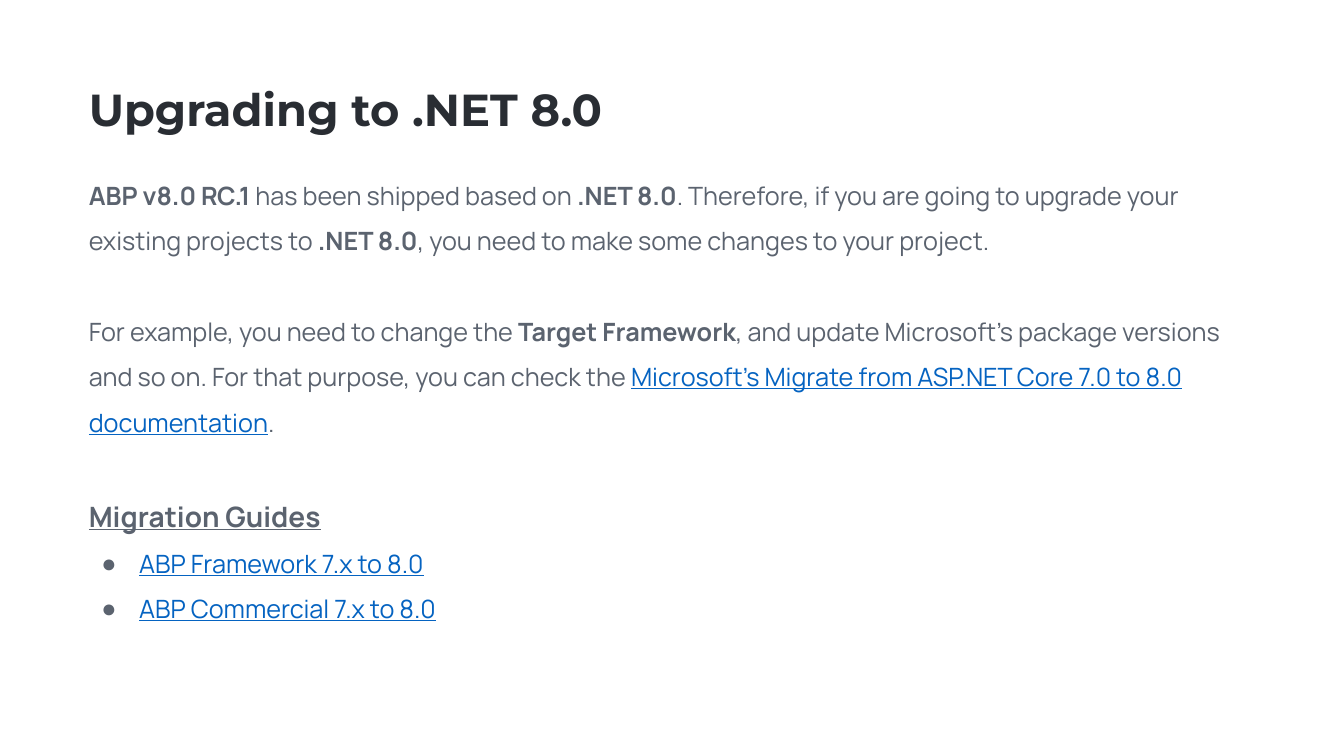
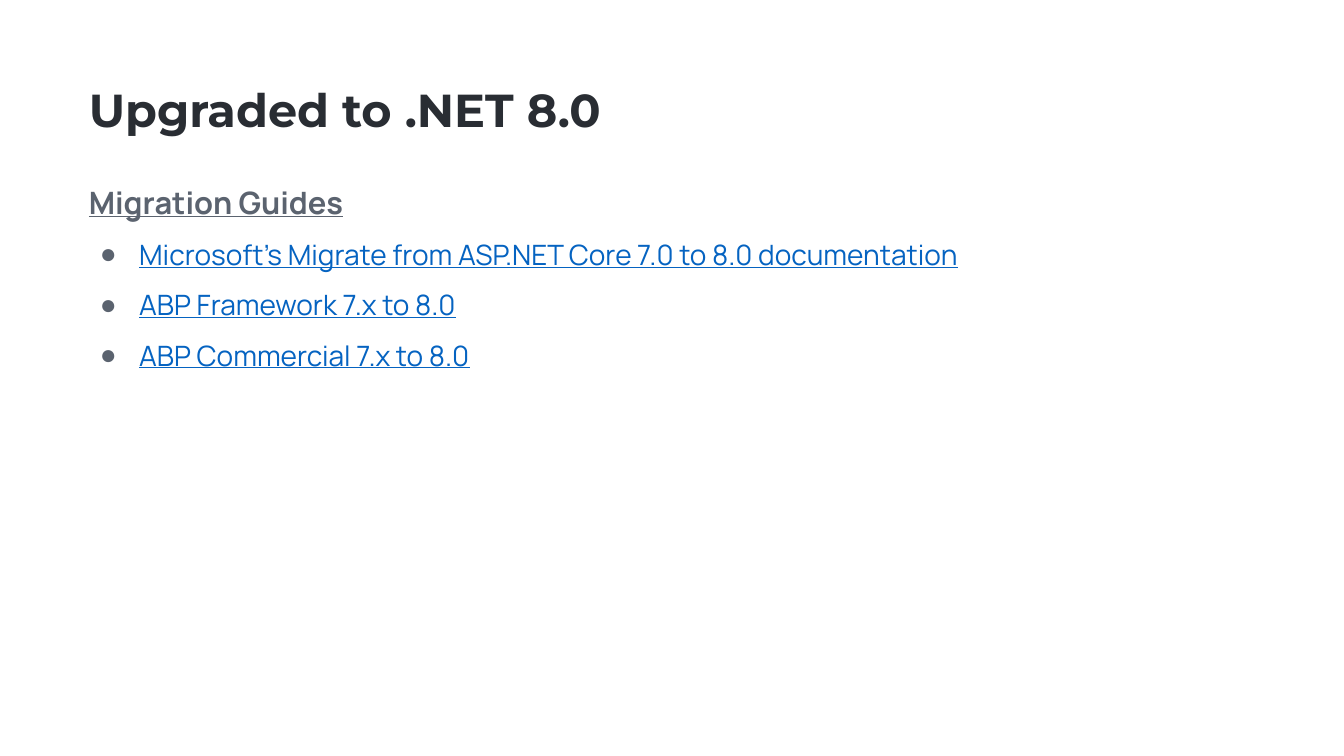
Before and after one commit to EngincanV/presentations, a slide deck: slide 3 of ABP/Community-Talks-2023.8/Community-Talks-2023.8.pptx. Drawn at 1344x756 pixels with LibreOffice and Linux fonts; fonts in the diff are those of the drawing; background and template pictures are left out. Boxes give left, top, right and bottom in pixels: in the first picture for what was removed or moved away, otherwise in the second. Text is boxed around its words. In the diff, an @@ line names an element or a change of style, - is before the commit and + after.

```diff
--- a/ABP/Community-Talks-2023.8/Community-Talks-2023.8.pptx
+++ b/ABP/Community-Talks-2023.8/Community-Talks-2023.8.pptx
@@ text at (x1=89, y1=92, x2=601, y2=137): text changed; size 32 to 33 pt @@
-Upgrading to .NET 8.0
+Upgraded to .NET 8.0
@@ text at (x1=89, y1=186, x2=1220, y2=435): paragraphs removed @@
-ABP v8.0 RC.1 has been shipped based on .NET 8.0. Therefore, if you are going to upgrade your existing projects to .NET 8.0, you need to make some changes to your project.
-For example, you need to change the Target Framework, and update Microsoft’s package versions and so on. For that purpose, you can check the Microsoft’s Migrate from ASP.NET Core 7.0 to 8.0 documentation.
@@ text at (x1=89, y1=191, x2=469, y2=368): size 20 to 22 pt in "Migration Guides"; size 18 to 20 pt in "ABP Framework 7.x to 8.0", "ABP Commercial 7.x to 8.0"; indent changed @@
@@ text at (x1=139, y1=244, x2=957, y2=272): paragraph added @@
+● Microsoft’s Migrate from ASP.NET Core 7.0 to 8.0 documentation
```
Also in this commit, not shown: 9 other slides changed, 1 slide added, 1 slide removed, 1 other file.
